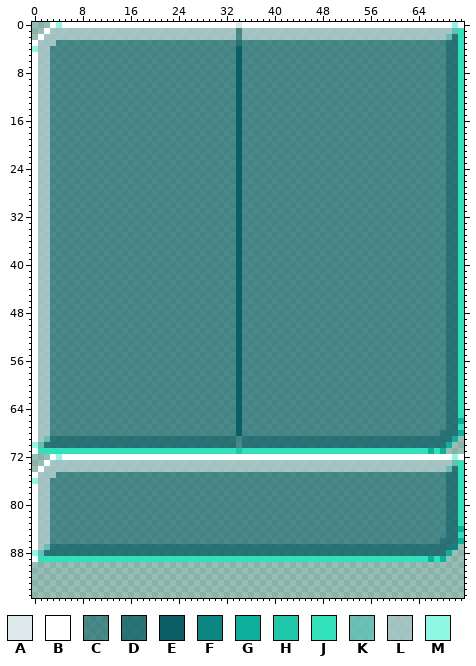
A pixel-art file gets an edit: games/Phaser-Snake-Game/public/assets/sprites/UI_Glass_9Slice.aseprite. The first picture shows the starting point.
72x96 pixels, 1 frame.
Palette (. is transparent): A #dde9ea  B #ffffff  C #0b5e658c  D #0b5e65c6  E #0b5e65  F #0c8680  G #0eaf9b  H #1fc8aa  J #30e1b9  K #60c2b6c6  L #a9c6c9c6  M #8ff8e2
The result:
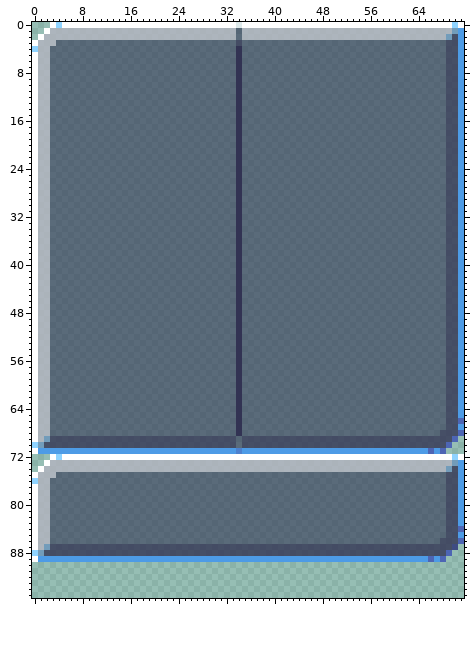
Difference:
layer "fill" opacity 55% -> 60%
colour C: #0b5e658c -> #32335399
colour D: #0b5e65c6 -> #323353cc
colour E: #0b5e65 -> #323353
colour F: #0c8680 -> #3f4c83
colour G: #0eaf9b -> #4d65b4
colour H: #1fc8aa -> #4d80cd
colour J: #30e1b9 -> #4d9be6
colour K: #60c2b6c6 -> #6c97bfcc
colour L: #a9c6c9c6 -> #b3b3bfcc
colour M: #8ff8e2 -> #8fd3ff
Changed places in both pictures, as pixel boxes (x1, y1, x2, y2):
changed: (32, 22, 464, 562)
